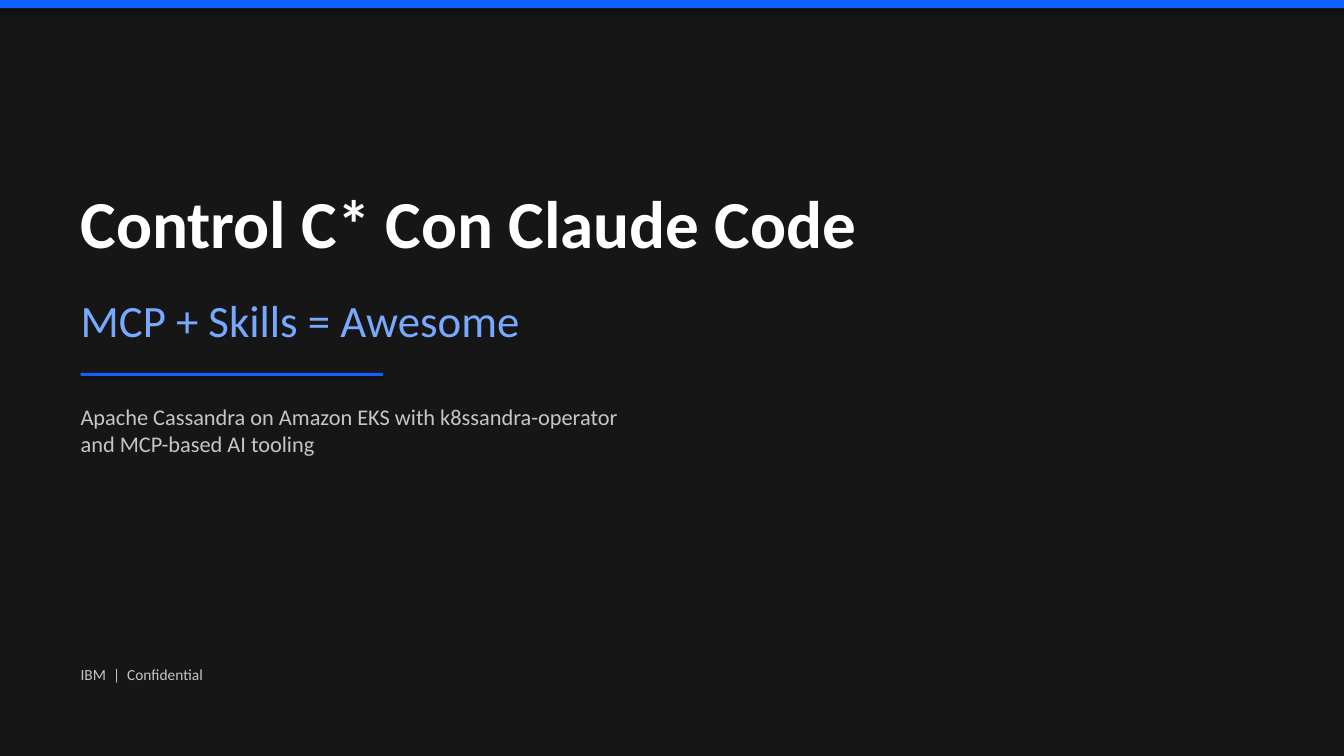
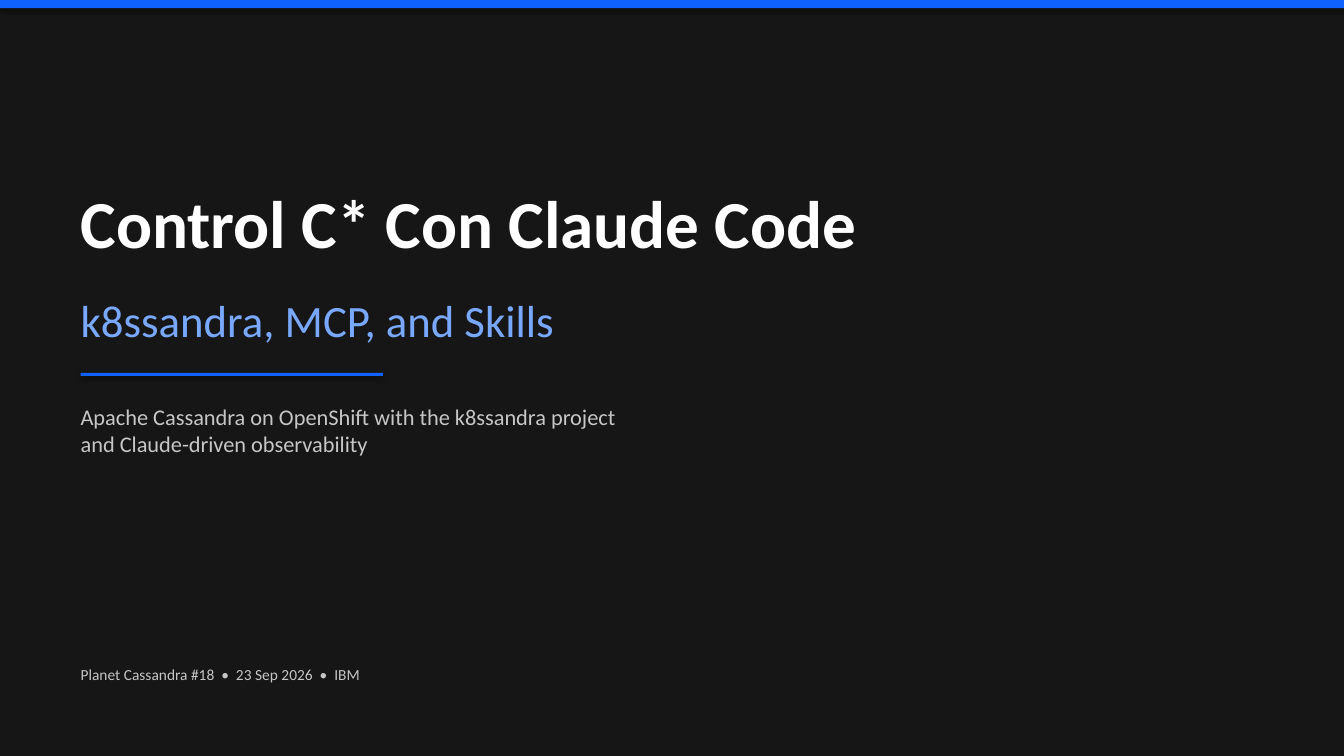
Before and after one commit to jamesc127/k8ssandra-mcp-workshop, a slide deck: slide 1 of k8ssandra-reference-architecture.pptx. Drawn at 1344x756 pixels with LibreOffice and Linux fonts; fonts in the diff are those of the drawing. Boxes give left, top, right and bottom in pixels: in the first picture for what was removed or moved away, otherwise in the second. Text is boxed around its words. In the diff, an @@ line names an element or a change of style, - is before the commit and + after.

```diff
--- a/k8ssandra-reference-architecture.pptx
+++ b/k8ssandra-reference-architecture.pptx
@@ text at box(81, 306, 553, 343): text changed @@
-MCP + Skills = Awesome
+k8ssandra, MCP, and Skills
@@ text at box(81, 409, 615, 456): text changed @@
-Apache Cassandra on Amazon EKS with k8ssandra-operator
-and MCP-based AI tooling
+Apache Cassandra on OpenShift with the k8ssandra project
+and Claude-driven observability
@@ text at box(81, 669, 359, 683): text changed @@
-IBM | Confidential
+Planet Cassandra #18 • 23 Sep 2026 • IBM
```
Also in this commit, not shown: 6 other slides changed, 9 slides added, 2 slides removed, 1 other file.
